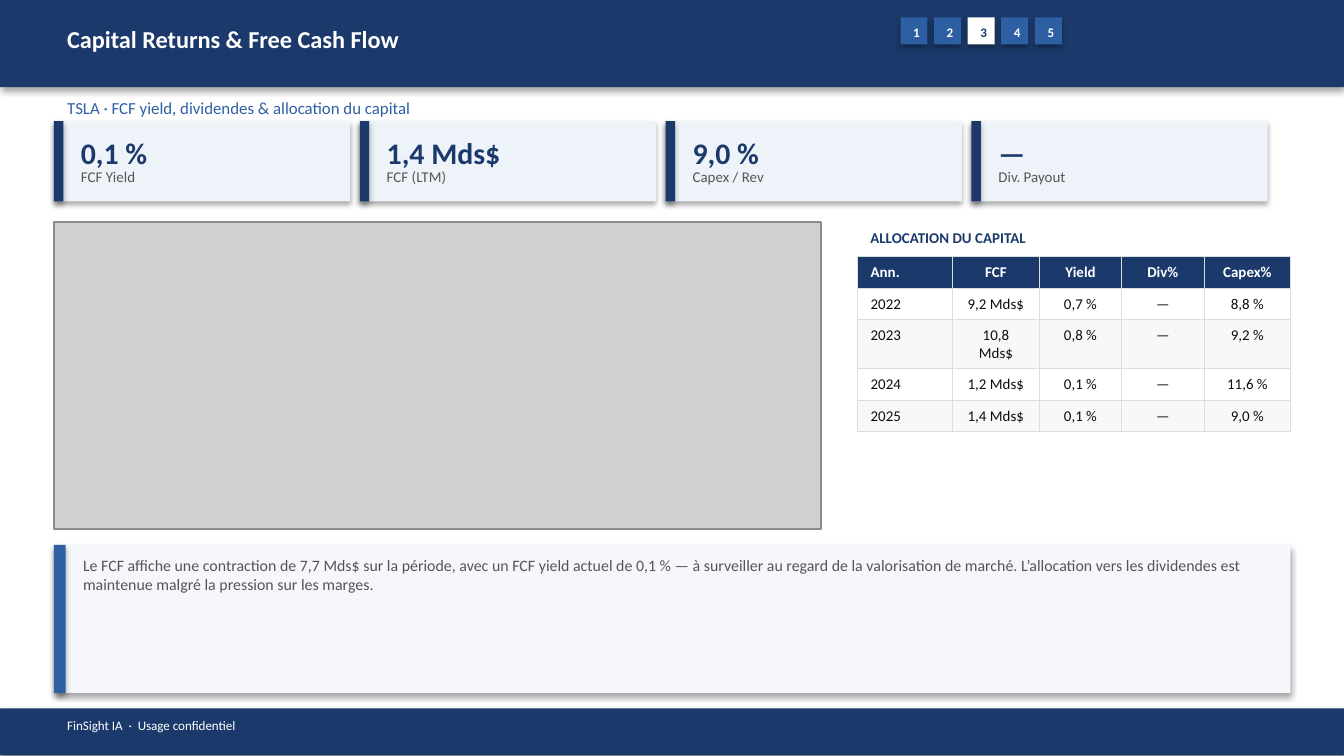
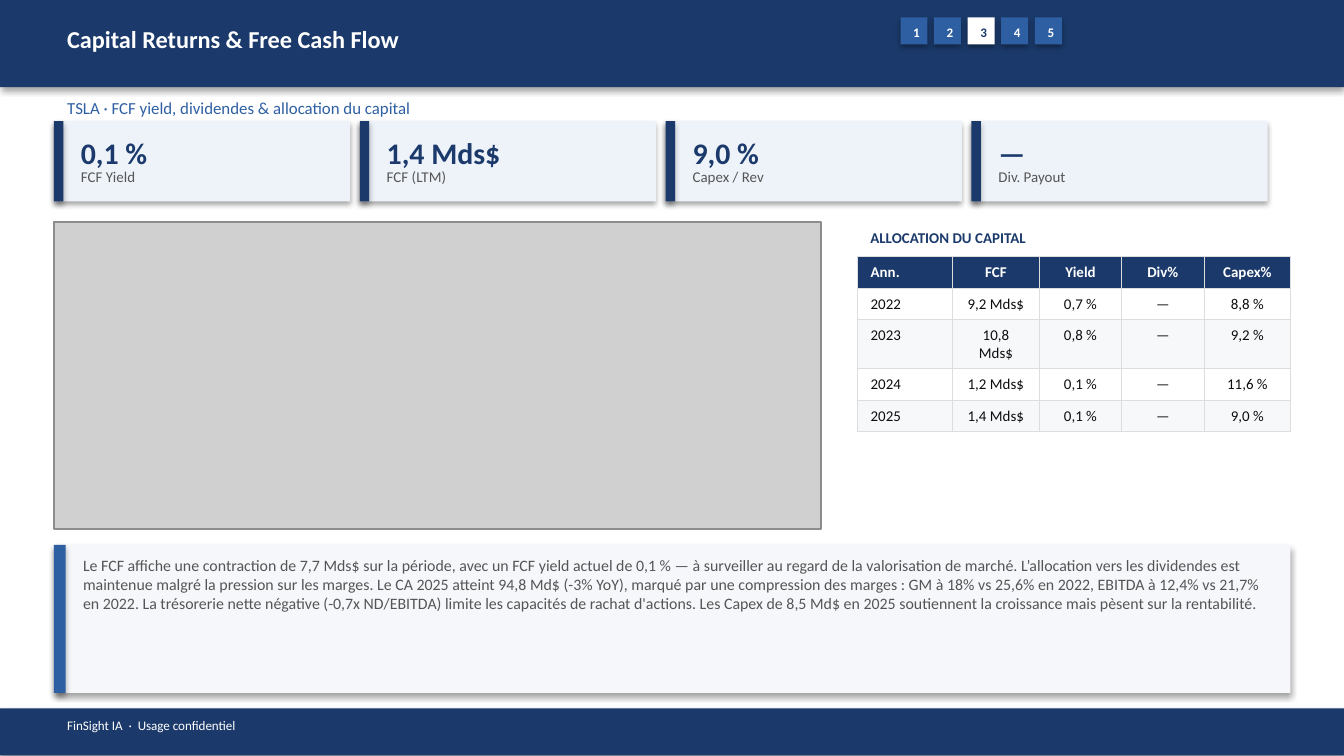
Before and after one commit to baptistejeh07-art/finsight-ia, a slide deck: slide 16 of preview/TSLA/TSLA_pitchbook.pptx. Drawn at 1344x756 pixels with LibreOffice and Linux fonts; fonts in the diff are those of the drawing; grey boxes stand for pictures. Boxes give left, top, right and bottom in pixels: in the first picture for what was removed or moved away, otherwise in the second. Text is boxed around its words. In the diff, an @@ line names an element or a change of style, - is before the commit and + after.

```diff
--- a/preview/TSLA/TSLA_pitchbook.pptx
+++ b/preview/TSLA/TSLA_pitchbook.pptx
@@ text at (83, 560, 1258, 612): text changed @@
-Le FCF affiche une contraction de 7,7 Mds$ sur la période, avec un FCF yield actuel de 0,1 % — à surveiller au regard de la valorisation de marché. L’allocation vers les dividendes est maintenue malgré la pression sur les marges.
+Le FCF affiche une contraction de 7,7 Mds$ sur la période, avec un FCF yield actuel de 0,1 % — à surveiller au regard de la valorisation de marché. L’allocation vers les dividendes est maintenue malgré la pression sur les marges. Le CA 2025 atteint 94,8 Md$ (-3% YoY), marqué par une compression des marges : GM à 18% vs 25,6% en 2022, EBITDA à 12,4% vs 21,7% en 2022. La trésorerie nette négative (-0,7x ND/EBITDA) limite les capacités de rachat d'actions. Les Capex de 8,5 Md$ en 2025 soutiennent la croissance mais pèsent sur la rentabilité.
```
Also in this commit, not shown: 17 other slides changed, 4 other files.
